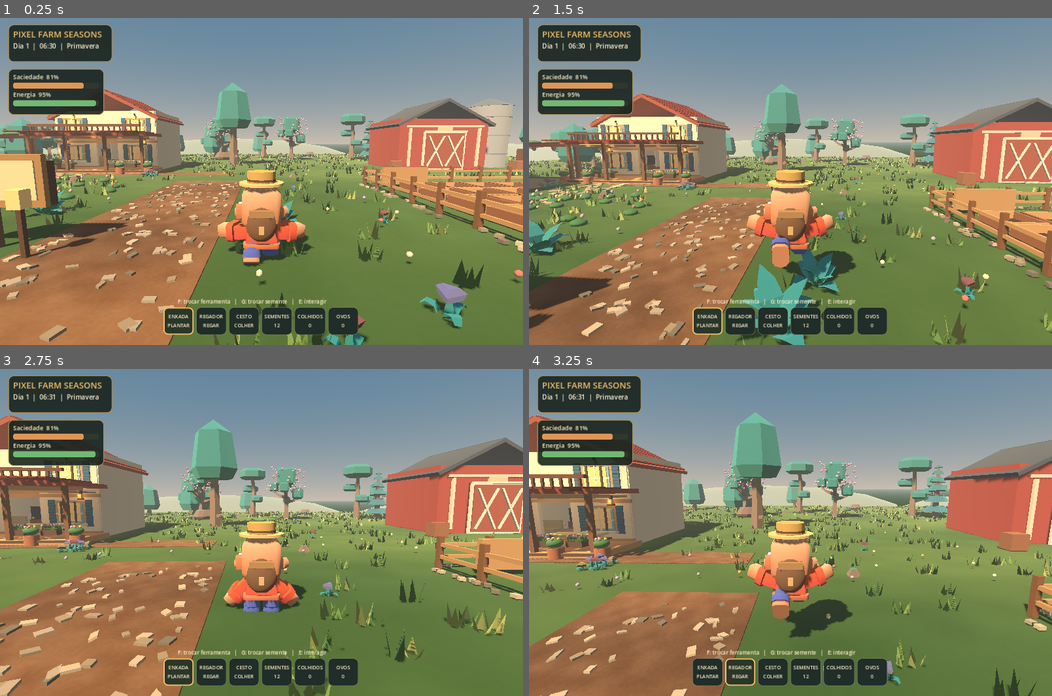
Above: before the commit, frames 1-4 (two rows, left to right).
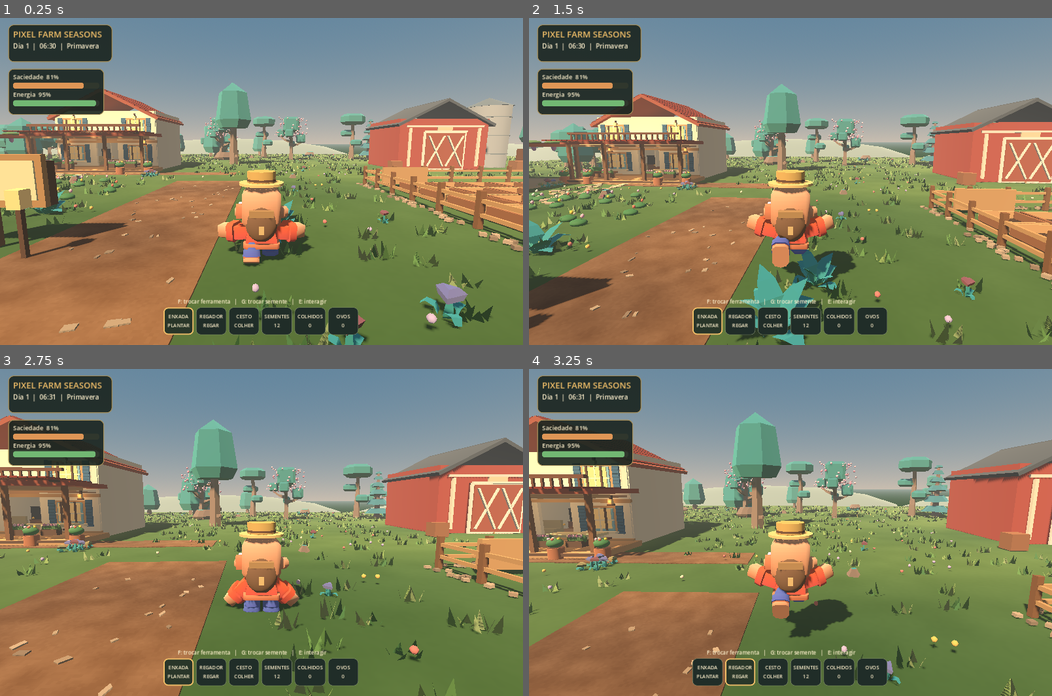
Above: after the commit, the same moments.

Repository: juniordev830/pixel-farm-seasons
Game: Godot game, scene res://scenes/farm_world.tscn
Same seed, same stepped clock (60 frames per second), same inputs: the game is played once before the commit and once after it.
Inputs (mouse positions are in pixels of both pictures, inside the frame that each line leads up to):
- Up to frame 1 (0.25 s): no input
- Up to frame 2 (1.5 s): tap Enter (ui_accept) at 0.5 s; move the mouse to (816, 181) at 0.52 s; hold Ctrl (crouch) 0.53-1.28 s; hold W (move_forward) from 0.53 s (still down); tap Space (jump) at 0.77 s; move the mouse to (764, 181) at 1.27 s; tap Shift (sprint) at 1.35 s
- Up to frame 3 (2.75 s): keep holding W (move_forward); tap Space (jump) at 1.52 s; move the mouse to (271, 525) at 2.02 s; tap V (toggle_camera) at 2.1 s
- Up to frame 4 (3.25 s): keep holding W (move_forward); move the mouse to (785, 539) at 2.77 s; tap F at 2.85 s; tap Space (jump) at 3.02 s

The runs differ from the first frame. In frame 1, 5.5% of the frame differs, in the area x 0-100%, y 41-100%; in frame 2, 5.3%; in frame 3, 5.9%, in the area x 0-100%, y 43-100%; in frame 4, 3.9%.

Commit message:
visual: polir personagem, luz, estrada, vegetação, arquitetura e HUD

Diff:
--- a/godot/scripts/environment_art_pass.gd
+++ b/godot/scripts/environment_art_pass.gd
@@ -4,10 +4,10 @@
 ## Purely cosmetic: no collisions, no changes to farming, movement or saves.
 
 const GRASS_TONES := [
-    Color("#4e7941"), Color("#68924a"), Color("#7ca052"), Color("#a0ae62")
+    Color("#487a43"), Color("#64934d"), Color("#89a75e"), Color("#8da269")
 ]
 const GRAVEL_TONES := [
-    Color("#a5967c"), Color("#cfbda0"), Color("#817868"), Color("#b6a995")
+    Color("#a99176"), Color("#b39e83"), Color("#917d68"), Color("#bea78c")
 ]
 const BLOSSOMS := [
     Color("#eac666"), Color("#f7e6c0"), Color("#d88378"), Color("#c7b6d8")
@@ -95,7 +95,7 @@
     # Instanced tapering leaves, no collision and low GPU overhead.
     var blade_mesh := _grass_blades()
     var spots: Array[Vector3] = []
-    for i in range(3300):
+    for i in range(4100):
         var x := rng.randf_range(-47.0, 47.0)
         var z := rng.randf_range(-47.0, 47.0)
         if _ground_available(x, z):
@@ -104,7 +104,7 @@
         var node := _make_multimesh("Capim instanciado %d" % side, blade_mesh, spots.size(), _tinted_material())
         var mm := node.multimesh
         for i in range(spots.size()):
-            var height := rng.randf_range(0.55, 1.35)
+            var height := rng.randf_range(0.40, 1.05)
             var angle := rng.randf_range(-PI, PI) + float(side) * PI * 0.5
             var offset := Vector3(0.12 if side else -0.12, 0, 0)
             var xf := Transform3D(Basis(Vector3.UP, angle).scaled(Vector3(1.0, height, 1.0)), spots[i] + offset)
@@ -115,8 +115,8 @@
 func _road_details() -> void:
     # Small gravel breaks up the large monochrome brown road.
     var stone := BoxMesh.new()
-    stone.size = Vector3(0.19, 0.045, 0.14)
-    var count := 390
+    stone.size = Vector3(0.14, 0.025, 0.09)
+    var count := 100
     var node := _make_multimesh("Cascalho no caminho", stone, count, _tinted_material())
     var mm := node.multimesh
     for i in range(count):
@@ -124,7 +124,7 @@
         var z := rng.randf_range(-2.0, 35.0)
         var xf := Transform3D(Basis(Vector3.UP, rng.randf_range(-PI, PI)).scaled(
             Vector3(rng.randf_range(0.45, 1.5), 1.0, rng.randf_range(0.6, 1.8))),
-            Vector3(x, 0.068, z))
+            Vector3(x, 0.045, z))
         mm.set_instance_transform(i, xf)
         mm.set_instance_color(i, GRAVEL_TONES[rng.randi_range(0, GRAVEL_TONES.size() - 1)])
 
